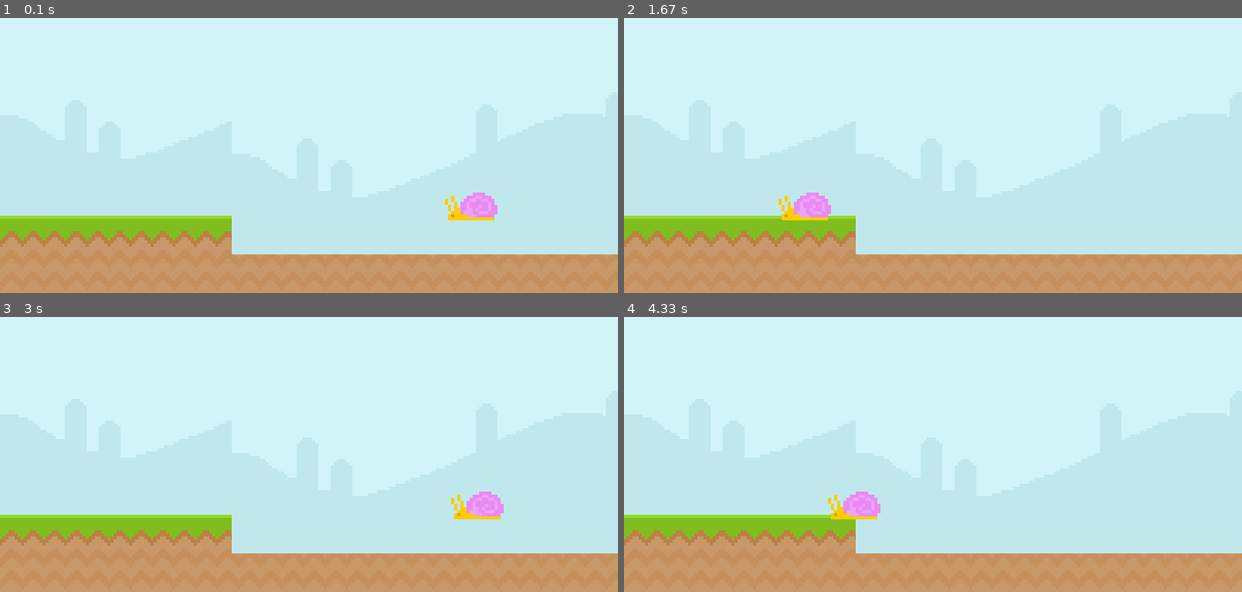
Above: before the commit, frames 1-4 (two rows, left to right).
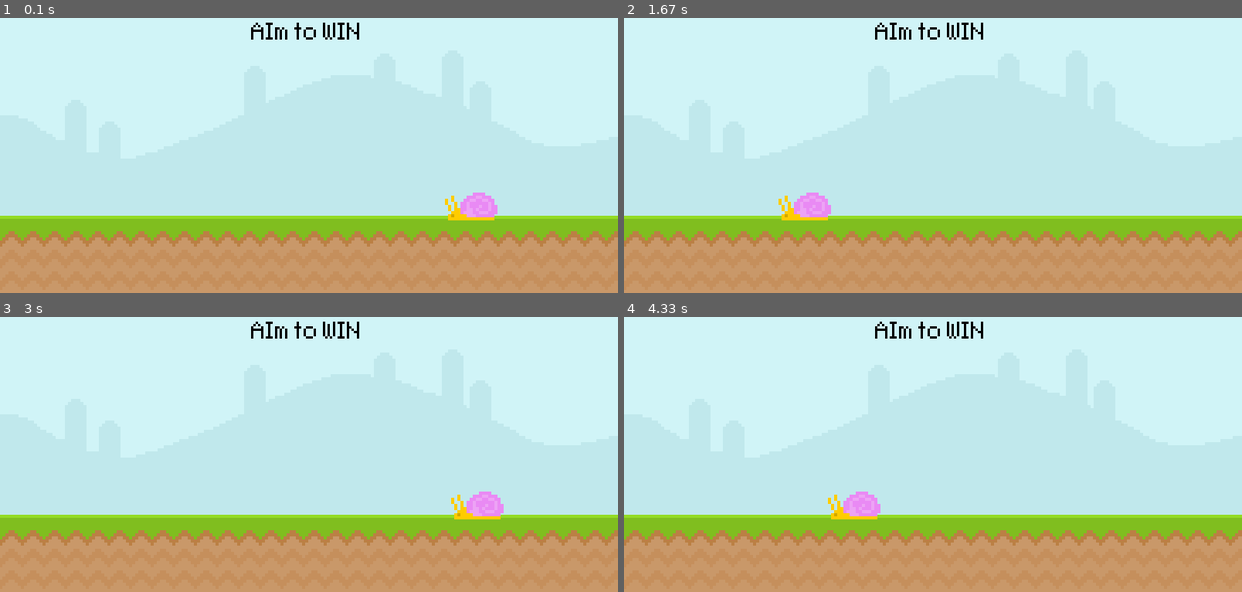
Above: after the commit, the same moments.

Repository: PardhivA/Pygame-tut
Game: pygame game, started from p1.py
Same seed, same stepped clock (60 frames per second), same inputs: the game is played once before the commit and once after it.
Inputs:
- Up to frame 1 (0.1 s): no input
- Up to frame 2 (1.67 s): no input
- Up to frame 3 (3 s): no input
- Up to frame 4 (4.33 s): no input

The runs differ from the first frame. In frame 1, 9.0% of the frame differs, in the area x 37-100%, y 1-86%; in frame 2, 9.1%; in frame 3, 9.0%; in frame 4, 9.1%.

Commit message:
Some Changes

Diff:
--- a/p1.py
+++ b/p1.py
@@ -9,7 +9,7 @@
 
 sky_surface = pygame.image.load('./graphics/Sky.png').convert()
 ground_surface = pygame.image.load('./graphics/ground.png').convert()
-text_surface = test_font.render('My Game', False ,'Black').convert()
+text_surface = test_font.render('AIm to WIN', False ,'Black').convert()
 
 snail_surface = pygame.image.load('./graphics/snail/snail1.png').convert_alpha()
 snail_x_pos = 600
@@ -21,7 +21,7 @@
             exit()
     screen.blit(sky_surface,(0,0))
     screen.blit(ground_surface,(0,300))
-    screen.blit(sky_surface,(300,50))
+    screen.blit(text_surface,(325,50))
     snail_x_pos -= 4
     if(snail_x_pos < -100): snail_x_pos = 600
     screen.blit(snail_surface,(snail_x_pos,270))
